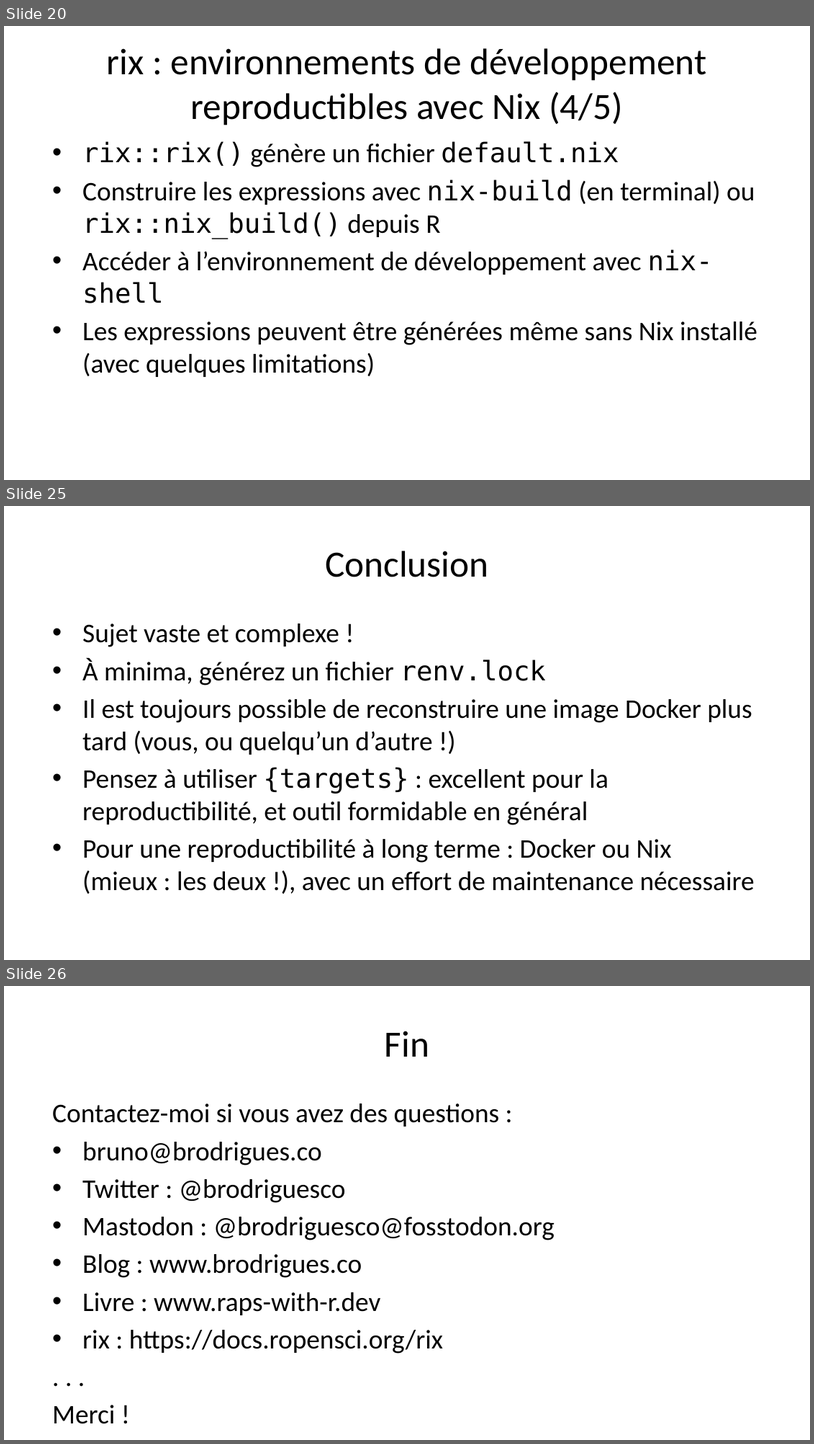
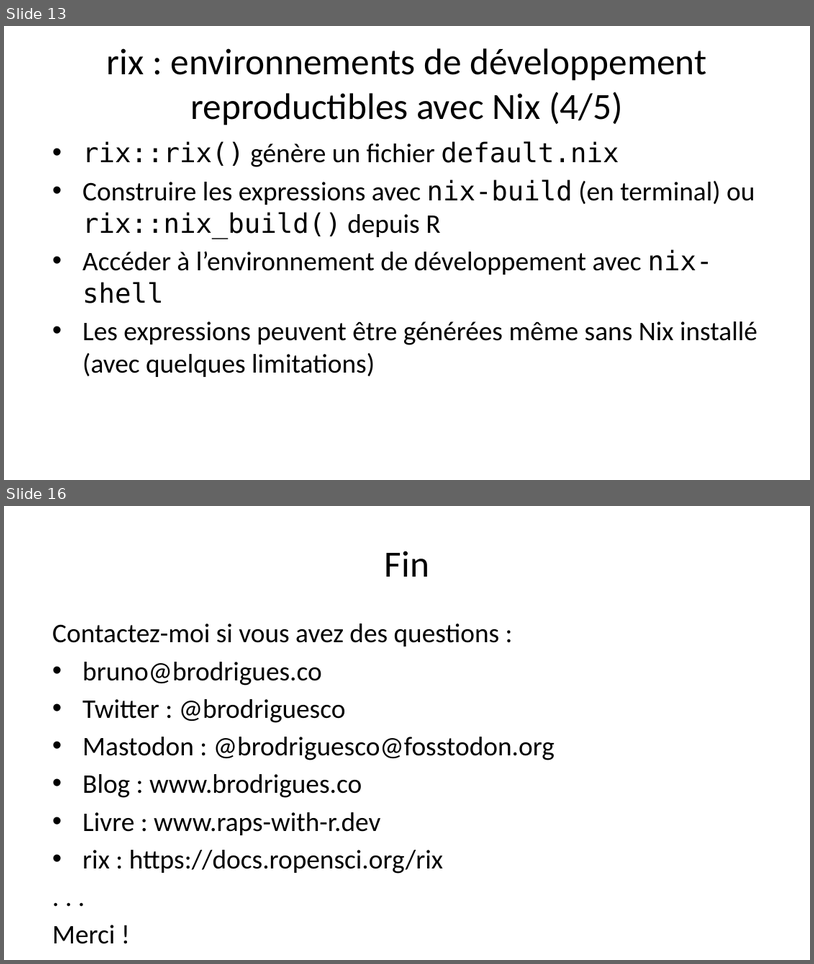
Before and after one commit to b-rodrigues/repro_rrr, a slide deck: docs/index.pptx. Shown one above the other, each under a label of ours: slides 20, 25 and 26 before the commit, slides 13 and 16 after it; the slides between them are not shown. The pictures are 814x1444 and 814x964 pixels, drawn with LibreOffice and Linux fonts; fonts in the diff are those of the drawing. Boxes give left, top, right and bottom in pixels: in the first picture for what was removed or moved away, otherwise in the second. Text is boxed around its words. In the diff, an @@ line names an element or a change of style, - is before the commit and + after.

```diff
--- a/docs/index.pptx
+++ b/docs/index.pptx
@@ slide 25 removed at <box>4,506,810,960</box>, background #FFFFFF @@
@@ title removed at <box>325,551,489,577</box> @@
-Conclusion
@@ text removed at <box>82,623,755,893</box> @@
-• Sujet vaste et complexe !
-• À minima, générez un fichier renv.lock
-• Il est toujours possible de reconstruire une image Docker plus tard (vous, ou quelqu’un d’autre !)
-• Pensez à utiliser {targets} : excellent pour la reproductibilité, et outil formidable en général
-• Pour une reproductibilité à long terme : Docker ou Nix (mieux : les deux !), avec un effort de maintenance nécessaire
@@ what was slide 20 is now slide 13 @@
@@ what was slide 26 is now slide 16 @@
```
Also in this commit, not shown: 8 slides changed, 1 slide added, 10 other slides removed, 12 other files.
